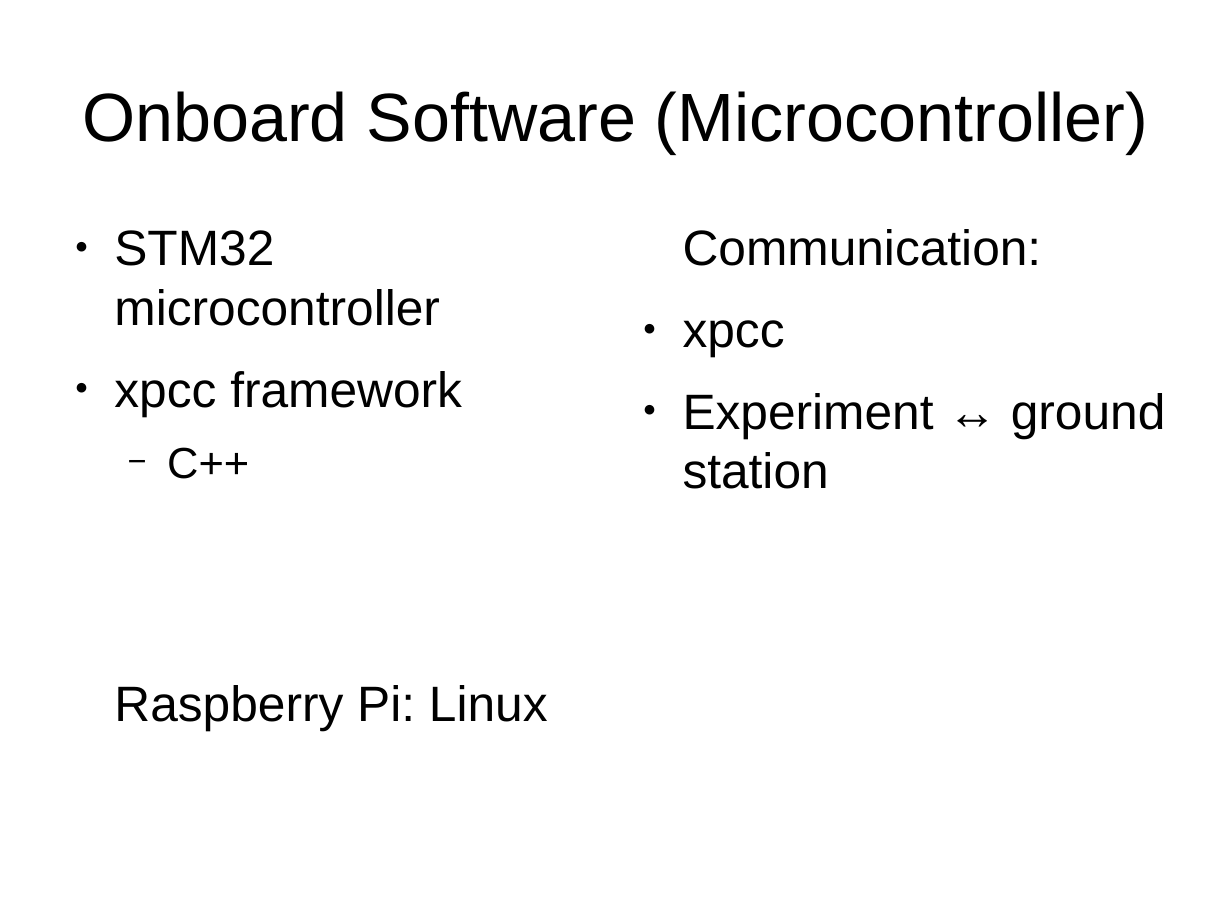
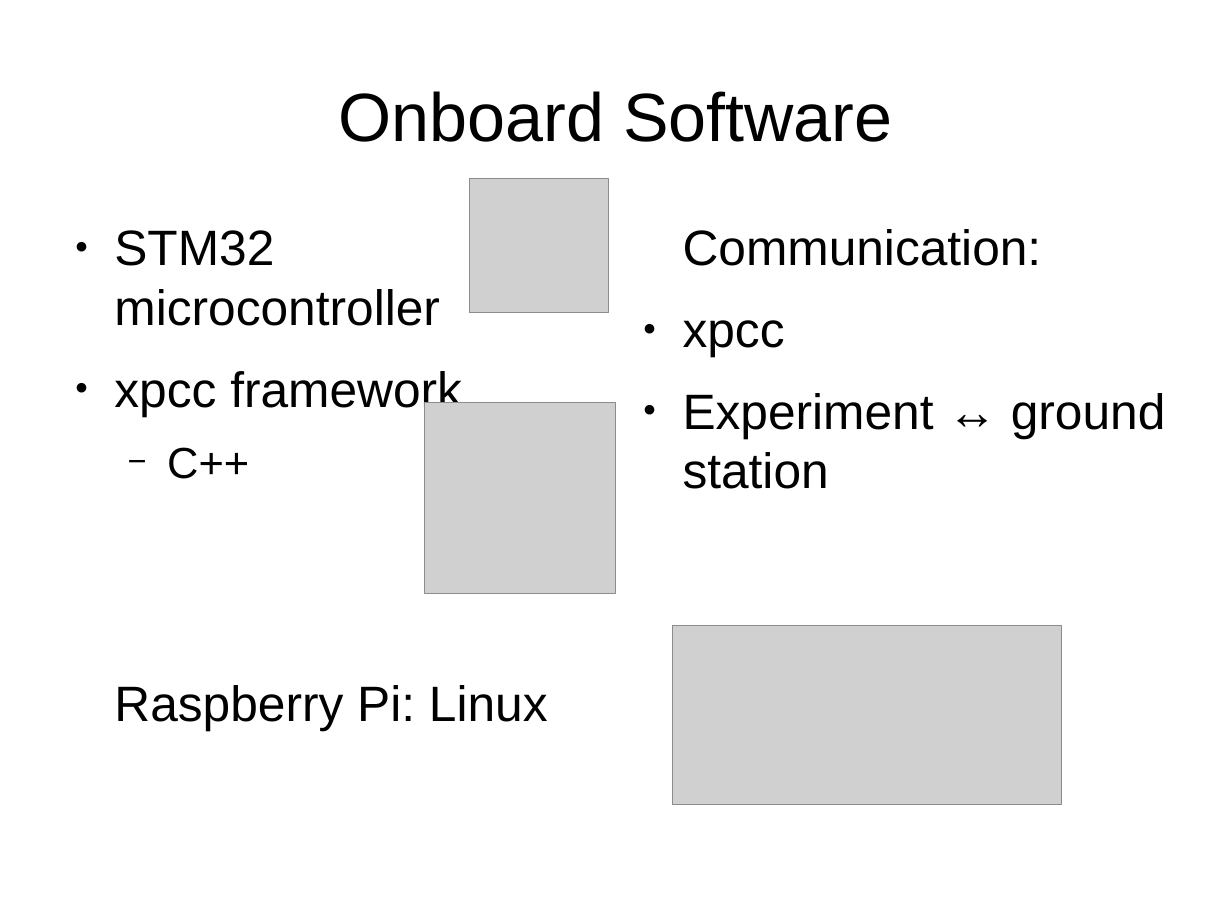
Before and after one commit to rx-viper/elektronik-und-software, a slide deck: slide 11 of presentations/PDR_Electronics.odp (slide 9 before the commit). Drawn at 1232x924 pixels with LibreOffice and Linux fonts; fonts in the diff are those of the drawing; grey boxes stand for pictures. Boxes give left, top, right and bottom in pixels: in the first picture for what was removed or moved away, otherwise in the second. Text is boxed around its words. In the diff, an @@ line names an element or a change of style, - is before the commit and + after.

```diff
--- a/presentations/PDR_Electronics.odp
+++ b/presentations/PDR_Electronics.odp
@@ title at (339,91,892,142): text changed @@
-Onboard Software (Microcontroller)
+Onboard Software
@@ picture added at (470,179,609,313) @@
@@ picture added at (425,402,616,594) @@
@@ picture added at (673,626,1062,805) @@
```
Also in this commit, not shown: 4 other slides changed, 2 slides added, 1 slide removed, 1 other file.
